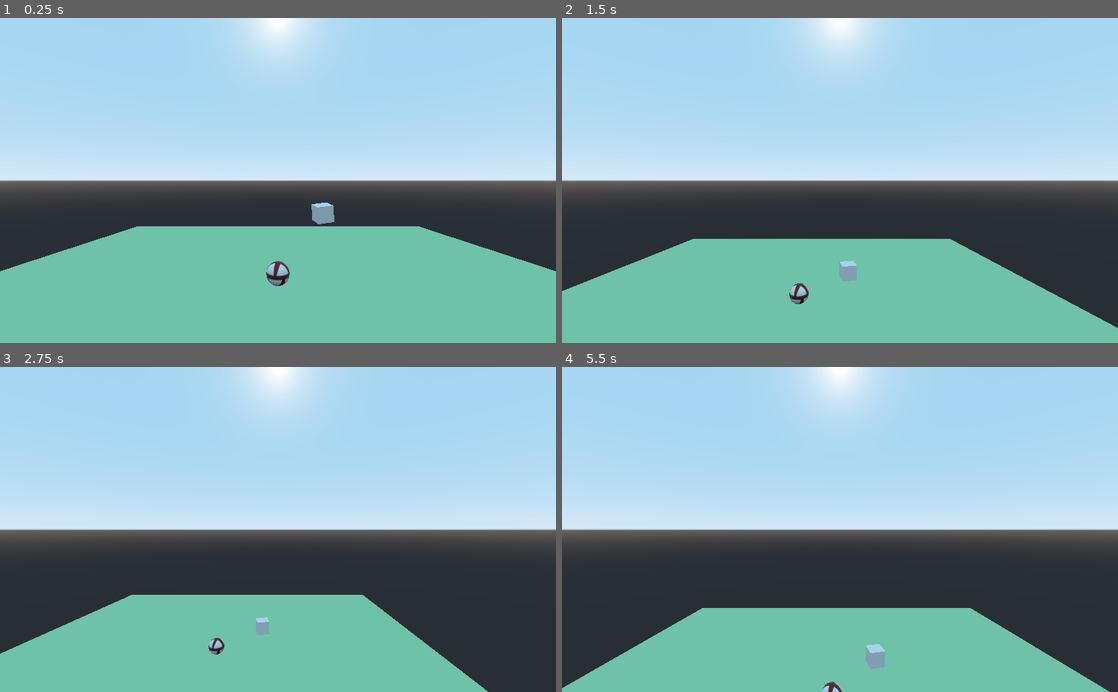
Above: before the commit, frames 1-4 (two rows, left to right).
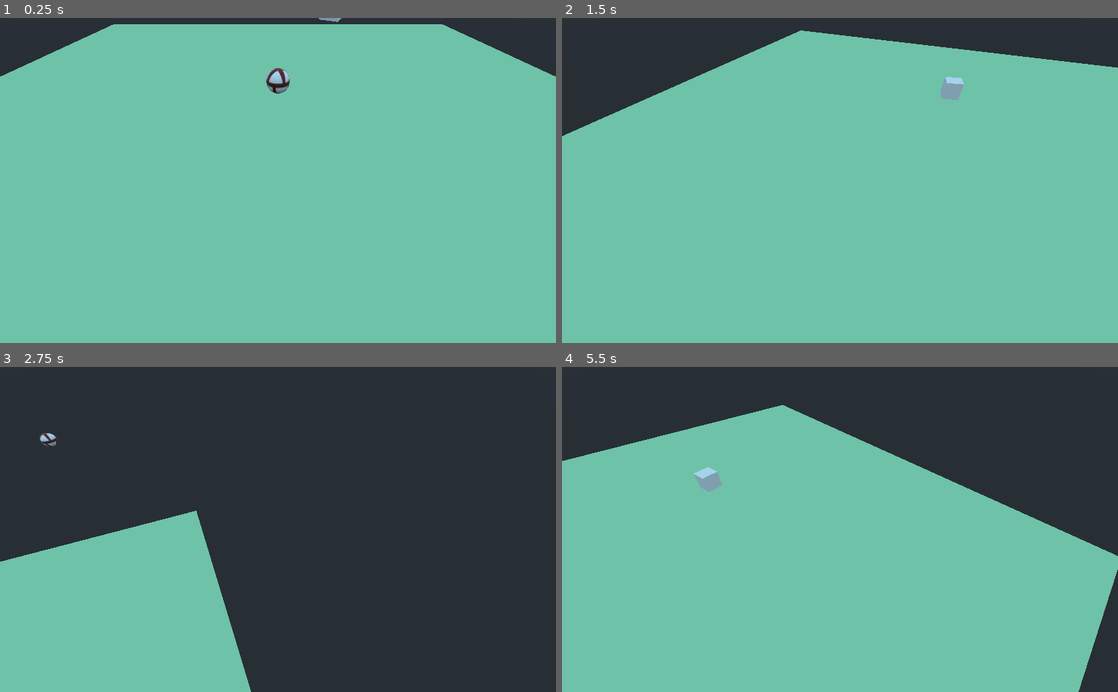
Above: after the commit, the same moments.

Repository: BransonGitomeh/godot-flow-tests
Game: Godot game, scene res://main.tscn
Two runs of this game, one before a commit and one after it. Both use one fixed random seed, a clock stepped at 60 frames per second and the inputs below.
Inputs (mouse positions are in pixels of both pictures, inside the frame that each line leads up to):
- Up to frame 1 (0.25 s): no input
- Up to frame 2 (1.5 s): move the mouse to (962, 164) at 0.52 s; press the mouse at (962, 164) at 0.53 s; hold Right (ui_right) 0.53-1.28 s; tap D (cam_rotate_left, bound only after the commit) at 0.8, 1.35 s; move the mouse to (728, 196) at 1.27 s; release the mouse at (728, 196) at 1.28 s; hold Down (ui_down) from 1.28 s (still down); click (728, 196) at 1.42 s
- Up to frame 3 (2.75 s): tap A (cam_rotate_right, bound only after the commit) at 1.55 s; move the mouse to (333, 458) at 2.02 s; release Down (ui_down) at 2.03 s; hold Right (ui_right) from 2.03 s (still down); hold A (cam_rotate_right, bound only after the commit) from 2.03 s (still down); click (333, 458) at 2.3 s
- Up to frame 4 (5.5 s): move the mouse to (812, 594) at 2.77 s; release Right (ui_right) at 2.78 s; release A (cam_rotate_right, bound only after the commit) at 2.78 s; hold Up (ui_up) 2.78-3.53 s; click (812, 594) at 2.85 s; tap D (cam_rotate_left, bound only after the commit) at 3.05 s; move the mouse to (1006, 578) at 3.52 s; hold W (higher) 3.53-4.28 s; hold Left (ui_left) 3.53-5.03 s; click (1006, 578) at 3.67 s; tap A (cam_rotate_right, bound only after the commit) at 3.8 s; move the mouse to (673, 480) at 4.27 s; tap S (lower) at 4.35 s; click (673, 480) at 4.55 s; move the mouse to (867, 529) at 5.02 s; hold Down (ui_down) from 5.03 s (still down); hold D (cam_rotate_left, bound only after the commit) from 5.03 s (still down); click (867, 529) at 5.17 s

The runs differ from the first frame. In frame 1, 68% of the frame differs, in the area x 0-100%, y 0-83%; in frame 2, 74%; in frame 3, 72%; in frame 4, 80%, in the area x 0-100%, y 0-100%.

Commit message:
handle failure in getting a position on click

Diff:
--- a/controller.tscn
+++ b/controller.tscn
@@ -9,6 +9,7 @@
 script = ExtResource( 1 )
 
 [node name="Camera" type="Camera" parent="."]
+transform = Transform( 1, 0, 0, 0, 0.707107, 0.707107, 0, -0.707107, 0.707107, 0, 0, 0 )
 
 [node name="CollisionShape" type="CollisionShape" parent="."]
 shape = SubResource( 1 )
--- a/project.godot
+++ b/project.godot
@@ -41,6 +41,16 @@
 "events": [ Object(InputEventMouseButton,"resource_local_to_scene":false,"resource_name":"","device":0,"alt":false,"shi …(212 unchanged characters)…
  ]
 }
+cam_rotate_left={
+"deadzone": 0.5,
+"events": [ Object(InputEventKey,"resource_local_to_scene":false,"resource_name":"","device":0,"alt":false,"shift":false,"control":false,"meta":false,"command":false,"pressed":false,"scancode":68,"unicode":0,"echo":false,"script":null)
+ ]
+}
+cam_rotate_right={
+"deadzone": 0.5,
+"events": [ Object(InputEventKey,"resource_local_to_scene":false,"resource_name":"","device":0,"alt":false,"shift":false,"control":false,"meta":false,"command":false,"pressed":false,"scancode":65,"unicode":0,"echo":false,"script":null)
+ ]
+}
 
 [rendering]
 
--- a/scripts/controller.gd
+++ b/scripts/controller.gd
@@ -2,6 +2,9 @@
 
 var velocity = Vector3(0,0,0)
 const SPEED = 5
+const ROTARION = 3
+
+onready var controller = get_node("/root/level/controller")
 
 func _ready():
 	pass
@@ -41,4 +44,15 @@
 		velocity.y = -SPEED
 	else:
 		velocity.y = lerp(velocity.x,0,.1)
+
+	# camera rotate
+	if Input.is_action_pressed("cam_rotate_left") and Input.is_action_pressed("cam_rotate_right"):
+		controller.rotate_y(deg2rad(0))
+	elif Input.is_action_pressed("cam_rotate_left"):
+		controller.rotate_y(deg2rad(ROTARION))
+	elif Input.is_action_pressed("cam_rotate_right"):
+		controller.rotate_y(deg2rad(-ROTARION))
+#	else:
+#		camera.rotate_y(deg2rad(lerp(velocity.x,0,.1)))
+#		velocity.y = lerp(velocity.x,0,.1)
 	move_and_slide(velocity)
--- a/scripts/steve.gd
+++ b/scripts/steve.gd
@@ -2,11 +2,12 @@
 
 var velocity = Vector3(0,0,0)
 const SPEED = 5
+
 onready var playerMesh = get_node("/root/level/steve/Sphere")
 onready var obstacleMesh = get_node("/root/level/obstacle/MeshInstance")
-onready var camera = get_node("/root/level/Camera")
+onready var camera = get_node("/root/level/controller/Camera")
 
-const is_moving = false
+const is_moving = true
 const is_selecting = true
 
 func _ready():
@@ -20,11 +21,11 @@
     if event is InputEventMouseButton and event.button_index == BUTTON_LEFT and event.pressed == true:
         print("Steve unclick at: ", event.position, " shape:", shape_idx)
 
-func x2_physics_process(delta):
+func x_physics_process(delta):
 	obstacleMesh.rotate_y(deg2rad(-3))
 	playerMesh.rotate_y(deg2rad(3))
 
-func x_physics_process(delta):
+func _physics_process(delta):
 	obstacleMesh.rotate_y(deg2rad(-3))
 	playerMesh.rotate_y(deg2rad(3))
 
@@ -43,43 +44,16 @@
 			camera.project_ray_normal(position2D)
 		)
 
+		if position3D:
 		# then we get the genarated y axis but
-		var generated_y = position3D.y
+			var generated_y = position3D.y
 
-		# set it to the x axis so the user can move the asset using the mouse
-		# set the y axis to the older y axis so it doesnt change its up down
-		position3D.z = -generated_y
-		position3D.y = object_y
+			# set it to the x axis so the user can move the asset using the mouse
+			# set the y axis to the older y axis so it doesnt change its up down
+			position3D.z = -generated_y
+			position3D.y = object_y
 
-		# printt(position3D,playerMesh.transform.origin)
-		# current position
+			# printt(position3D,playerMesh.transform.origin)
+			# current position
 
-		playerMesh.transform.origin = position3D
-
-
-	# movements for the camera, this ist an fps so we dont use mouse movement to tweak the rotation
-	# we only pan right, left , foward back.
-	# clicking on an object then hitting ctrl + space should bring the camera xyz units near the selected object to
-	# put it in focus
-
-	if Input.is_action_pressed("ui_right") and Input.is_action_pressed("ui_left"):
-		velocity.x = 0
-	elif Input.is_action_pressed("ui_right"):
-		velocity.x = SPEED
-		playerMesh.rotate_z(deg2rad(-3))
-	elif Input.is_action_pressed("ui_left"):
-		velocity.x = -SPEED
-	else:
-		velocity.x = lerp(velocity.x,0,.1)
-
-	if Input.is_action_pressed("ui_up") and Input.is_action_pressed("ui_down"):
-		velocity.z = 0
-	elif Input.is_action_pressed("ui_up"):
-		velocity.z = SPEED
-	elif Input.is_action_pressed("ui_down"):
-		velocity.z = -SPEED
-	else:
-		velocity.z = lerp(velocity.x,0,.1)
-
-
-	move_and_slide(velocity)
+			playerMesh.transform.origin = position3D
